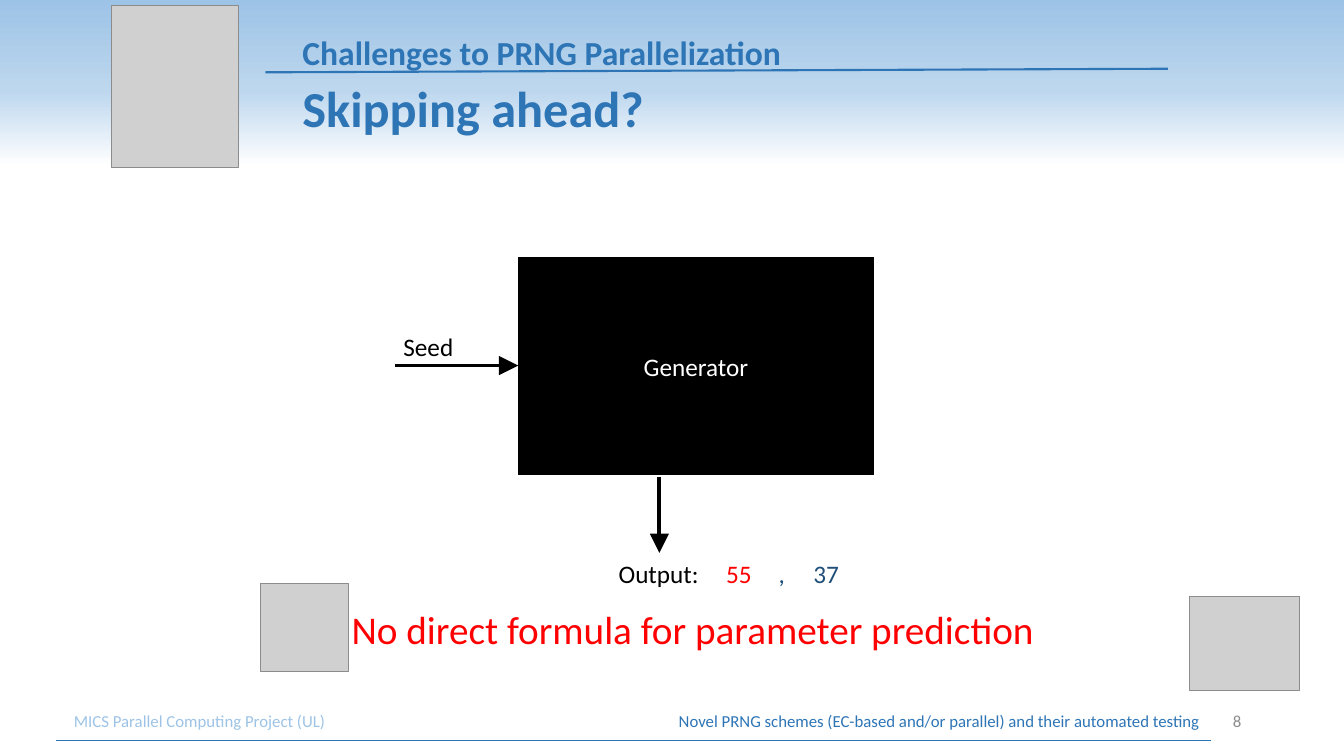
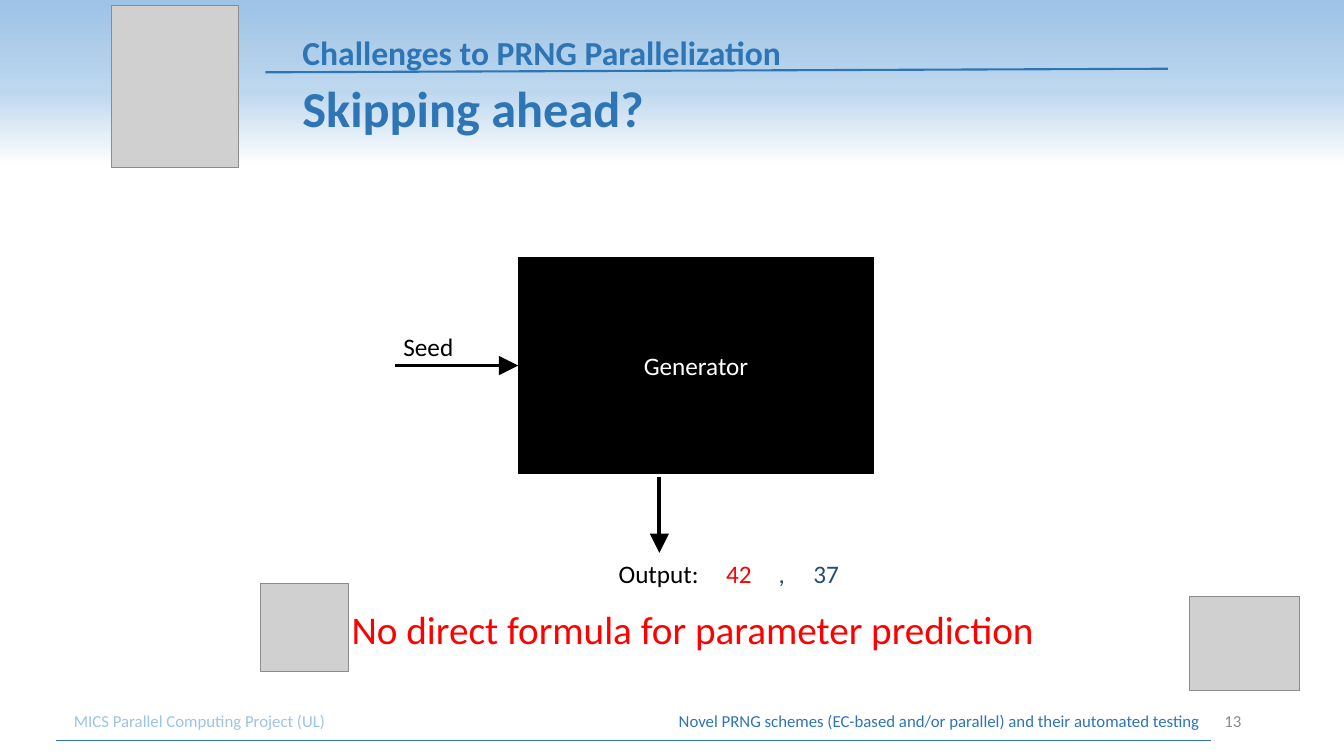
Before and after one commit to IceYoshi/PRNG, a slide deck: slide 13 of prng-pres.pptx (slide 8 before the commit). Drawn at 1344x756 pixels with LibreOffice and Linux fonts; fonts in the diff are those of the drawing; grey boxes stand for pictures. Boxes give left, top, right and bottom in pixels: in the first picture for what was removed or moved away, otherwise in the second. Text is boxed around its words. In the diff, an @@ line names an element or a change of style, - is before the commit and + after.

```diff
--- a/prng-pres.pptx
+++ b/prng-pres.pptx
@@ text at bbox=[726, 566, 752, 583]: text changed @@
-55
+42
@@ page number at bbox=[1224, 716, 1241, 727]: text changed @@
-8
+13
```
Also in this commit, not shown: 1 other slide changed, 5 slides added, 2 other files.
